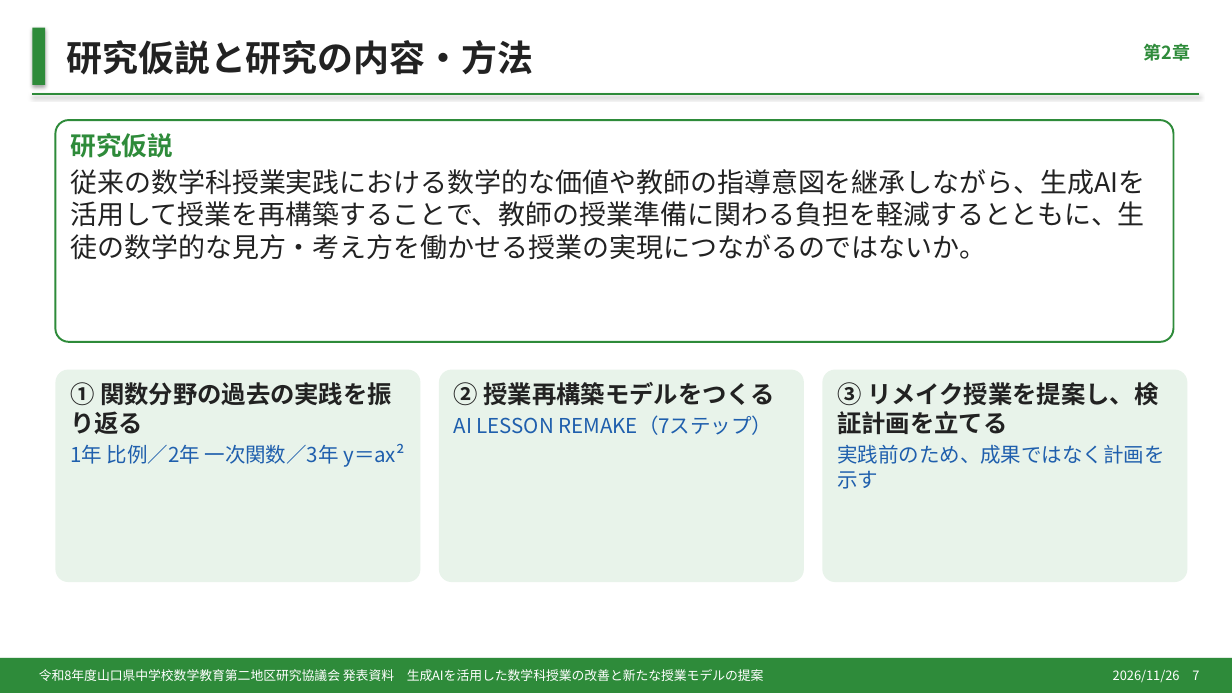
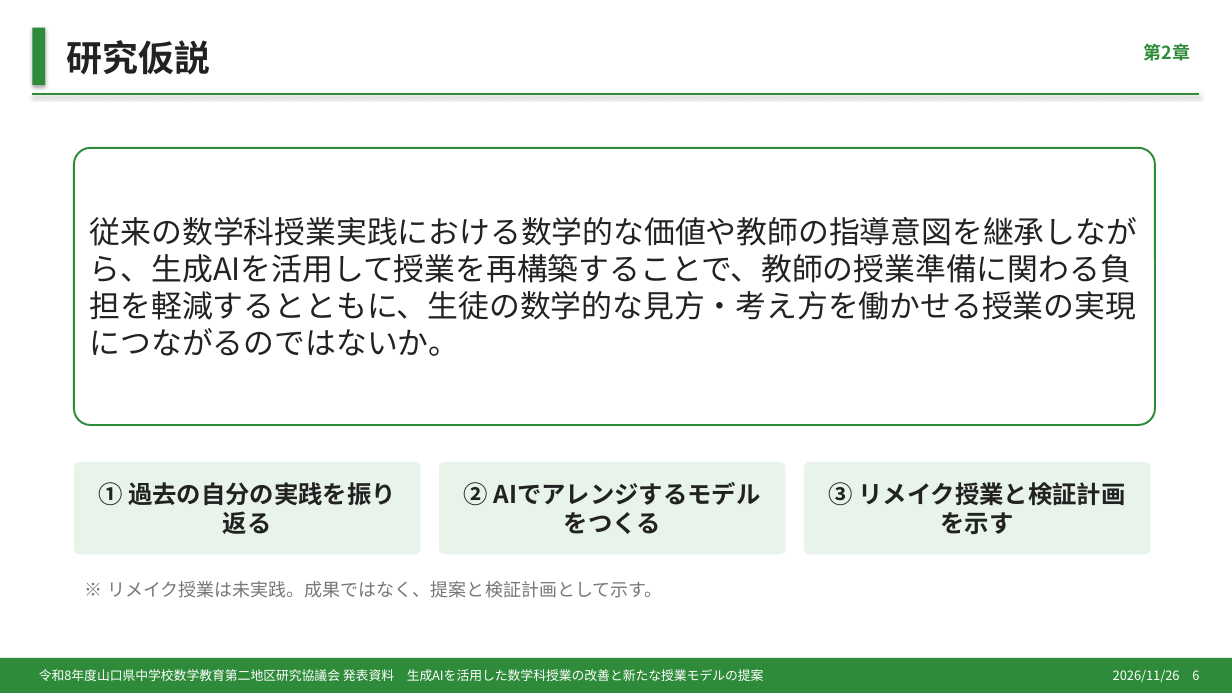
Before and after one commit to margiela14th-sudo/my-ai-project, a slide deck: slide 6 of 07_完成資料/県大会発表_生成AI授業再構築.pptx (slide 7 before the commit). Drawn at 1232x693 pixels with LibreOffice and Linux fonts; fonts in the diff are those of the drawing. Boxes give left, top, right and bottom in pixels: in the first picture for what was removed or moved away, otherwise in the second. Text is boxed around its words. In the diff, an @@ line names an element or a change of style, - is before the commit and + after.

```diff
--- a/07_完成資料/県大会発表_生成AI授業再構築.pptx
+++ b/07_完成資料/県大会発表_生成AI授業再構築.pptx
@@ text at [66,40,210,75]: text changed @@
-研究仮説と研究の内容・方法
+研究仮説
@@ text in rounded rectangle at [70,133,173,158]: paragraph removed @@
-研究仮説
@@ rounded rectangle "従来の数学科授業実践における数学的な価値や教師の指導意図を継承しながら、生成AIを活用して授業を再構築することで、教師の ...": place and size @@
-rounded rectangle "従来の数学科授業実践における数学的な価値や教師の指導意図を継承しながら、生成AIを活用して授業を再構築することで、教師の ..." at [55,120,1174,342]
+rounded rectangle "従来の数学科授業実践における数学的な価値や教師の指導意図を継承しながら、生成AIを活用して授業を再構築することで、教師の ..." at [74,148,1155,425]
@@ rounded rectangle "従来の数学科授業実践における数学的な価値や教師の指導意図を継承しながら、生成AIを活用して授業を再構築することで、教師の ..." at [74,148,1155,425]: size 21 to 24 pt; vertical alignment top to middle @@
@@ rounded rectangle "① 過去の自分の実践を振り返る": place and size @@
-rounded rectangle "① 過去の自分の実践を振り返る" at [55,370,421,582]
+rounded rectangle "① 過去の自分の実践を振り返る" at [74,462,421,555]
@@ vertical alignment top to middle in 3 elements at [74,462,421,555], [804,462,1151,555], [439,462,786,555] @@
@@ rounded rectangle "② AIでアレンジするモデルをつくる": place and size @@
-rounded rectangle "② AIでアレンジするモデルをつくる" at [439,370,804,582]
+rounded rectangle "② AIでアレンジするモデルをつくる" at [439,462,786,555]
@@ rounded rectangle "③ リメイク授業と検証計画を示す": place and size @@
-rounded rectangle "③ リメイク授業と検証計画を示す" at [823,370,1188,582]
+rounded rectangle "③ リメイク授業と検証計画を示す" at [804,462,1151,555]
@@ text in rounded rectangle at [98,482,396,534]: text changed; size 16 to 19 pt; text colour #1F5FAD to #222222; bold on @@
-① 関数分野の過去の実践を振り返る
-1年 比例／2年 一次関数／3年 y＝ax²
+① 過去の自分の実践を振り返る
@@ text in rounded rectangle at [464,482,488,506]: text changed; size 16 to 19 pt; text colour #1F5FAD to #222222; bold on @@
-② 授業再構築モデルをつくる
-AI LESSON REMAKE（7ステップ）
+② AIでアレンジするモデルをつくる
@@ text in rounded rectangle at [829,482,1125,534]: text changed @@
-③ リメイク授業を提案し、検証計画を立てる
-実践前のため、成果ではなく計画を示す
+③ リメイク授業と検証計画を示す
@@ text added at [107,581,663,598], 14 pt, text #777777 @@
+※ リメイク授業は未実践。成果ではなく、提案と検証計画として示す。
@@ text at [1113,670,1199,683]: text changed @@
-2026/11/26 7
+2026/11/26 6
```
Also in this commit, not shown: 14 other slides changed, 2 slides added, 2 slides removed, 8 other files.
